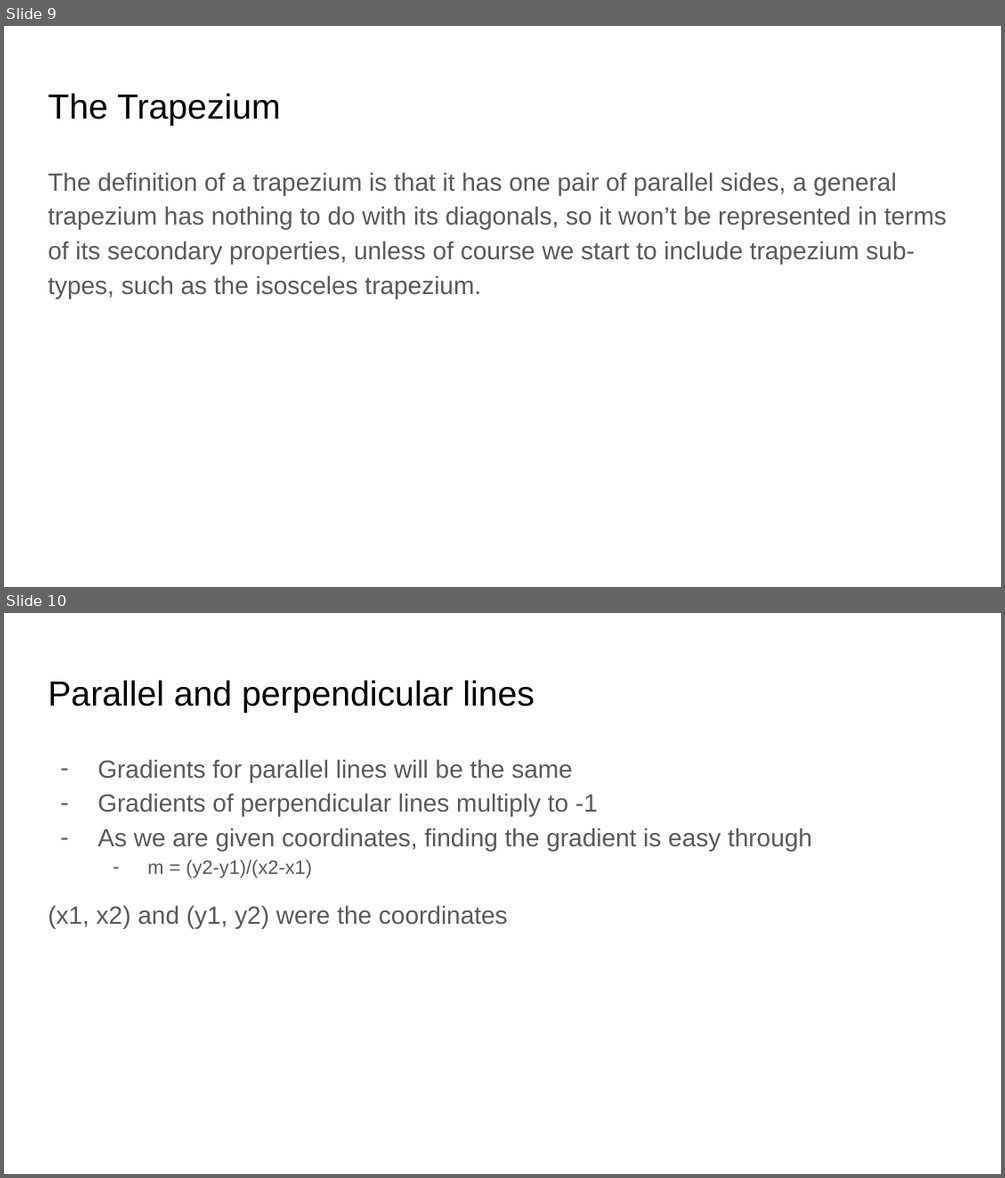
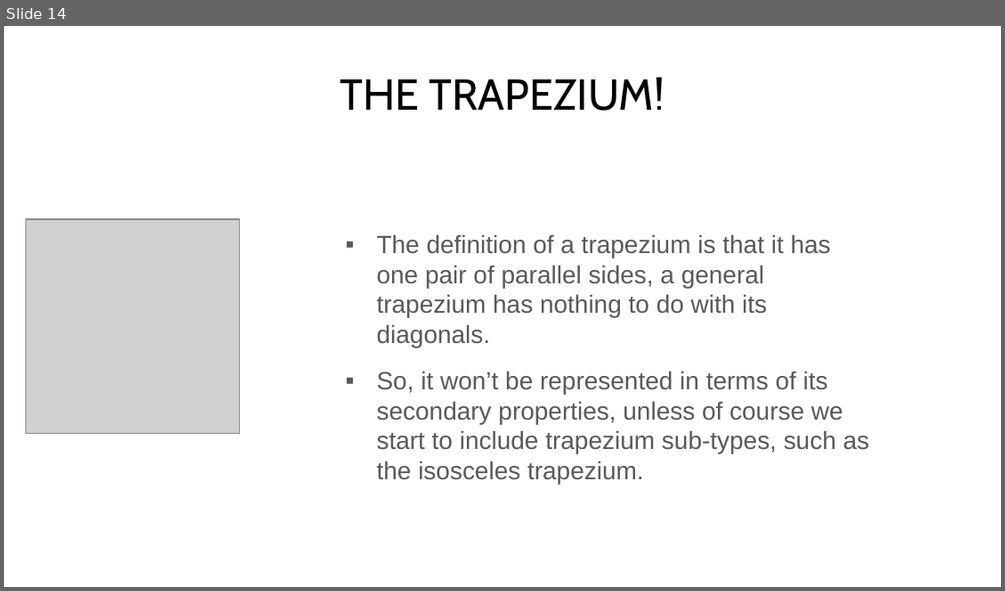
Before and after one commit to AnrozPerson/Classifying-Shapes-from-Coordinates, a slide deck: CAT T3 Design.pptx. Shown one above the other, each under a label of ours: slides 9 and 10 before the commit, slide 14 after it. The pictures are 1005x1178 and 1005x591 pixels, drawn with LibreOffice and Linux fonts; fonts in the diff are those of the drawing; grey boxes stand for pictures; background and template pictures are left out. Boxes give left, top, right and bottom in pixels: in the first picture for what was removed or moved away, otherwise in the second. Text is boxed around its words. In the diff, an @@ line names an element or a change of style, - is before the commit and + after.

```diff
--- a/CAT T3 Design.pptx
+++ b/CAT T3 Design.pptx
@@ slide 10 removed at bbox=[4, 613, 1001, 1174], background #FFFFFF @@
@@ title removed at bbox=[48, 680, 534, 713] @@
-Parallel and perpendicular lines
@@ text removed at bbox=[48, 759, 812, 929] @@
-– Gradients for parallel lines will be the same
-– Gradients of perpendicular lines multiply to -1
-– As we are given coordinates, finding the gradient is easy through
-  – m = (y2-y1)/(x2-x1)
-(x1, x2) and (y1, y2) were the coordinates
@@ what was slide 9 is now slide 14 @@
@@ slide 14 changed as well @@
@@ text "THE TRAPEZIUM!" at bbox=[340, 77, 665, 111]: vertical alignment top to bottom @@
@@ text at bbox=[340, 77, 665, 111]: text changed; size 25.2 to 31.2 pt; font Arial to Cabin @@
-The Trapezium
+THE TRAPEZIUM!
@@ picture added at bbox=[26, 219, 240, 434] @@
@@ text at bbox=[377, 234, 870, 453]: text changed @@
-The definition of a trapezium is that it has one pair of parallel sides, a general trapezium has nothing to do with its diagonals, so it won’t be represented in terms of its secondary properties, unless of course we start to include trapezium sub-types, such as the isosceles trapezium.
+▪ The definition of a trapezium is that it has one pair of parallel sides, a general trapezium has nothing to do with its diagonals.
+▪ So, it won’t be represented in terms of its secondary properties, unless of course we start to include trapezium sub-types, such as the isosceles trapezium.
```
Also in this commit, not shown: 5 other slides changed, 8 slides added, 3 other slides removed, 1 other file.
